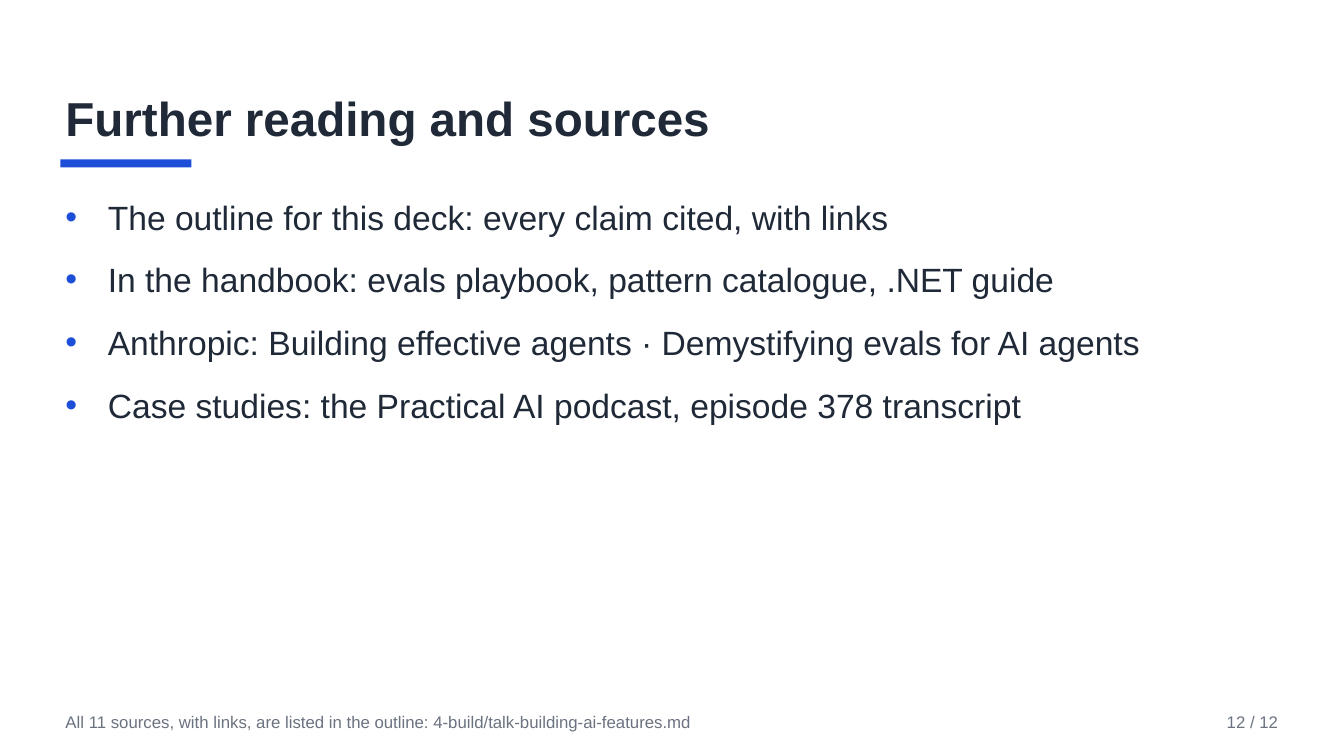
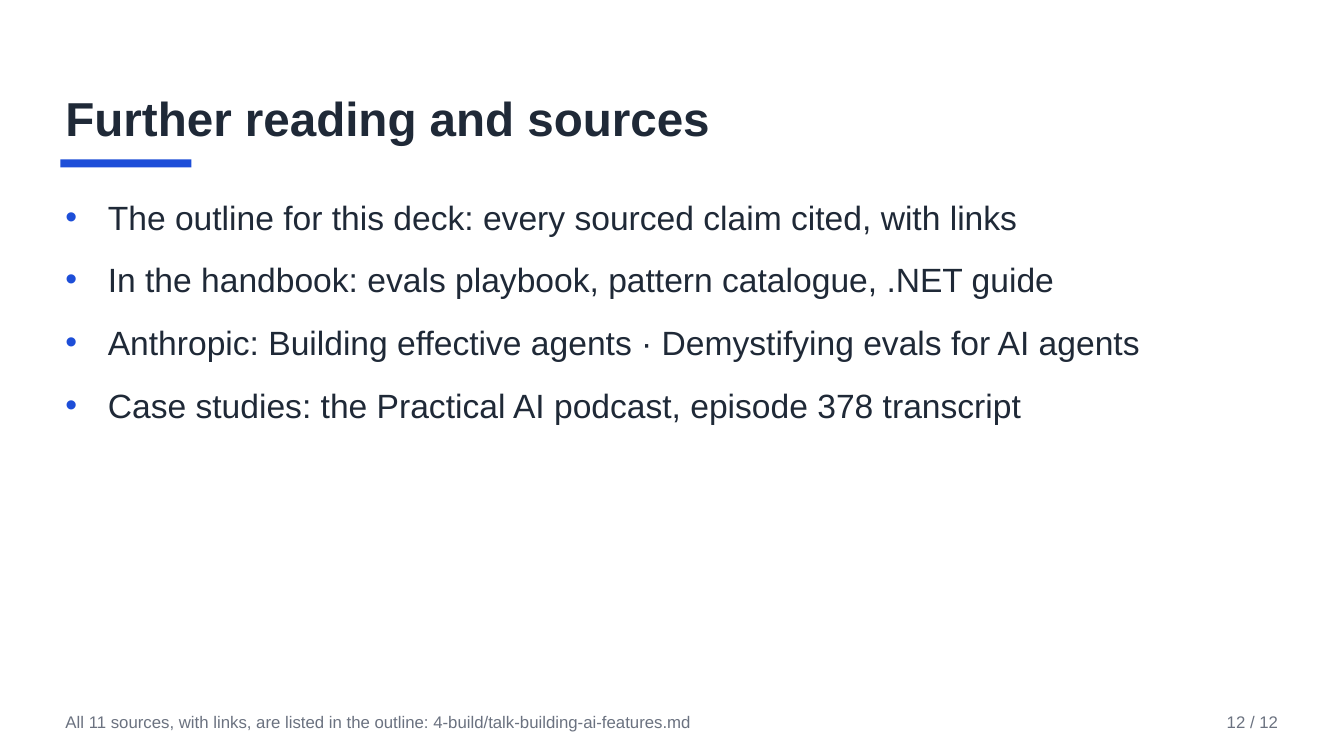
Before and after one commit to AnilKerai/applied-ai-handbook, a slide deck: slide 12 of 4-build/talk-building-ai-features.pptx. Drawn at 1344x756 pixels with LibreOffice and Linux fonts; fonts in the diff are those of the drawing. Boxes give left, top, right and bottom in pixels: in the first picture for what was removed or moved away, otherwise in the second. Text is boxed around its words. In the diff, an @@ line names an element or a change of style, - is before the commit and + after.

```diff
--- a/4-build/talk-building-ai-features.pptx
+++ b/4-build/talk-building-ai-features.pptx
@@ text at bbox=[108, 205, 1017, 237]: text changed @@
-• The outline for this deck: every claim cited, with links
+• The outline for this deck: every sourced claim cited, with links
```
Also in this commit, not shown: 1 other slide changed, 11 other files.
